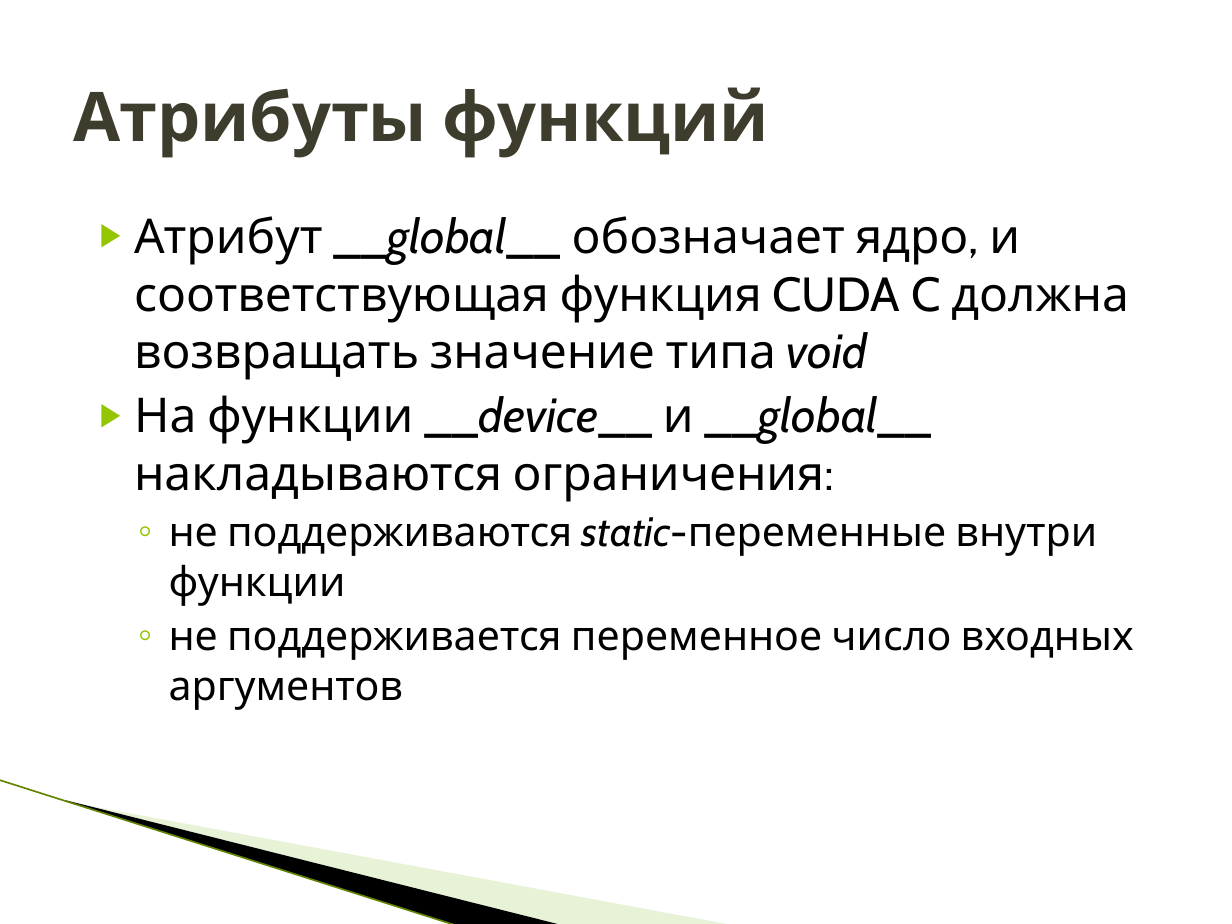
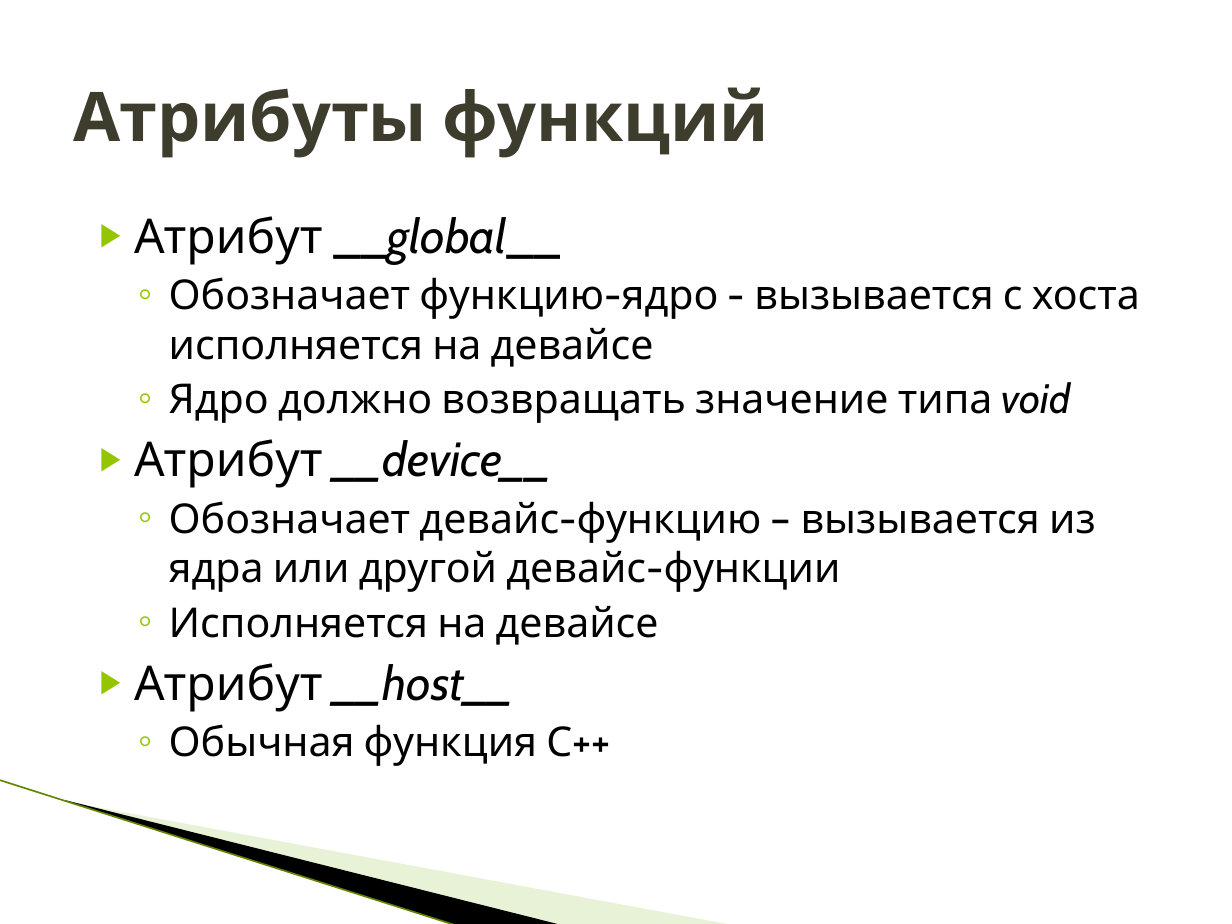
Before and after one commit to HPC-lab-ITIS/CUDA, a slide deck: slide 19 of materials/lec_1/lec_1.pptx (slide 21 before the commit). Drawn at 1232x924 pixels with LibreOffice and Linux fonts; fonts in the diff are those of the drawing; background and template pictures are left out. Boxes give left, top, right and bottom in pixels: in the first picture for what was removed or moved away, otherwise in the second. Text is boxed around its words. In the diff, an @@ line names an element or a change of style, - is before the commit and + after.

```diff
--- a/materials/lec_1/lec_1.pptx
+++ b/materials/lec_1/lec_1.pptx
@@ text at [134,216,1140,766]: text changed; size 28 to 24 pt @@
-▶ Атрибут __global__ обозначает ядро, и соответствующая функция CUDA C должна возвращать значение типа void
-▶ На функции __device__ и __global__ накладываются ограничения:
-  ◦ не поддерживаются static-переменные внутри функции
-  ◦ не поддерживается переменное число входных аргументов
+▶ Атрибут __global__
+  ◦ Обозначает функцию-ядро - вызывается с хоста исполняется на девайсе
+  ◦ Ядро должно возвращать значение типа void
+▶ Атрибут __device__
+  ◦ Обозначает девайс-функцию – вызывается из ядра или другой девайс-функции
+  ◦ Исполняется на девайсе
+▶ Атрибут __host__
+  ◦ Обычная функция С++
```
Also in this commit, not shown: 21 other slides changed, 9 slides added, 17 slides removed, 6 other files.
